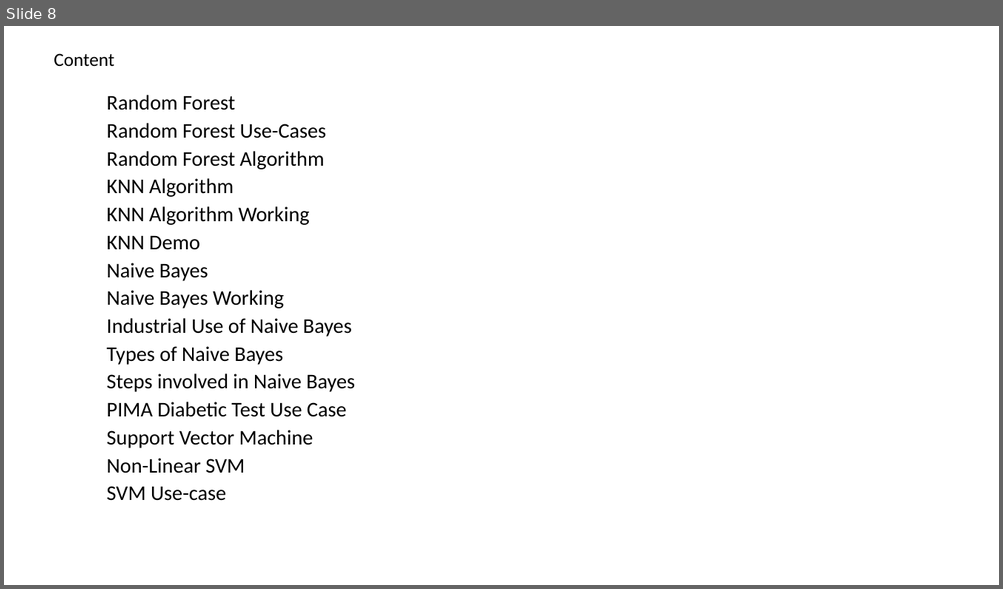
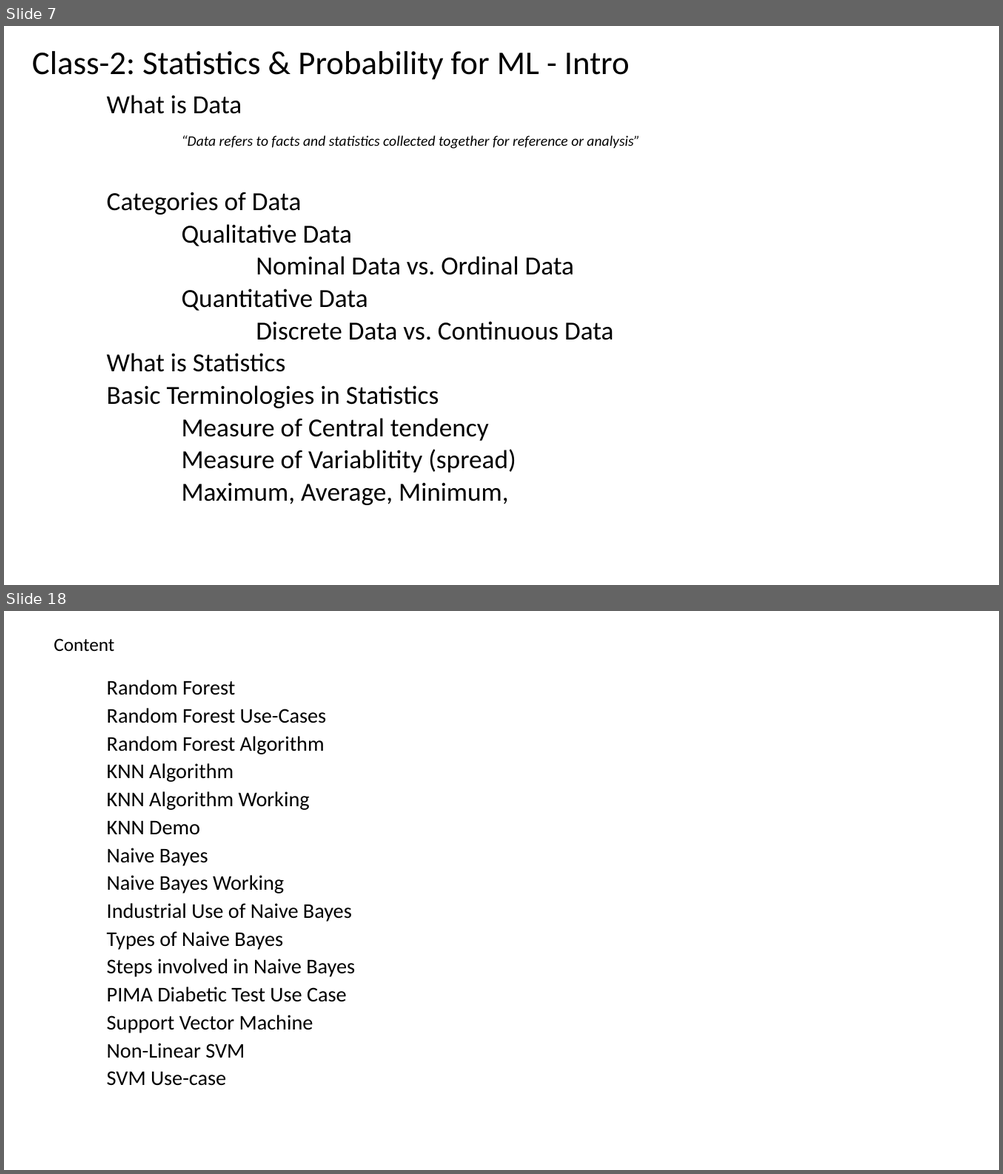
Before and after one commit to renshan2/accesspy, a slide deck: AI-ML-DL/Machine Learning.pptx. Shown one above the other, each under a label of ours: slide 8 before the commit, slides 7 and 18 after it; the slides between them are not shown. The pictures are 1003x589 and 1003x1174 pixels, drawn with LibreOffice and Linux fonts; fonts in the diff are those of the drawing. Boxes give left, top, right and bottom in pixels: in the first picture for what was removed or moved away, otherwise in the second. Text is boxed around its words. In the diff, an @@ line names an element or a change of style, - is before the commit and + after.

```diff
--- a/AI-ML-DL/Machine Learning.pptx
+++ b/AI-ML-DL/Machine Learning.pptx
@@ slide 7 added at bbox=[4, 26, 999, 585], background #FFFFFF @@
@@ text added at bbox=[32, 51, 629, 80], 32 pt, text #000000 @@
+Class-2: Statistics & Probability for ML - Intro
@@ subtitle added at bbox=[107, 95, 640, 506], 25.2 pt, text #000000 @@
+What is Data
+“Data refers to facts and statistics collected together for reference or analysis”
+Categories of Data
+Qualitative Data
+Nominal Data vs. Ordinal Data
+Quantitative Data
+Discrete Data vs. Continuous Data
+What is Statistics
+Basic Terminologies in Statistics
+Measure of Central tendency
+Measure of Variablitity (spread)
+Maximum, Average, Minimum,
@@ what was slide 8 is now slide 18 @@
```
Also in this commit, not shown: 4 slides changed, 10 other slides added, 1 slide removed, 4 other files.
